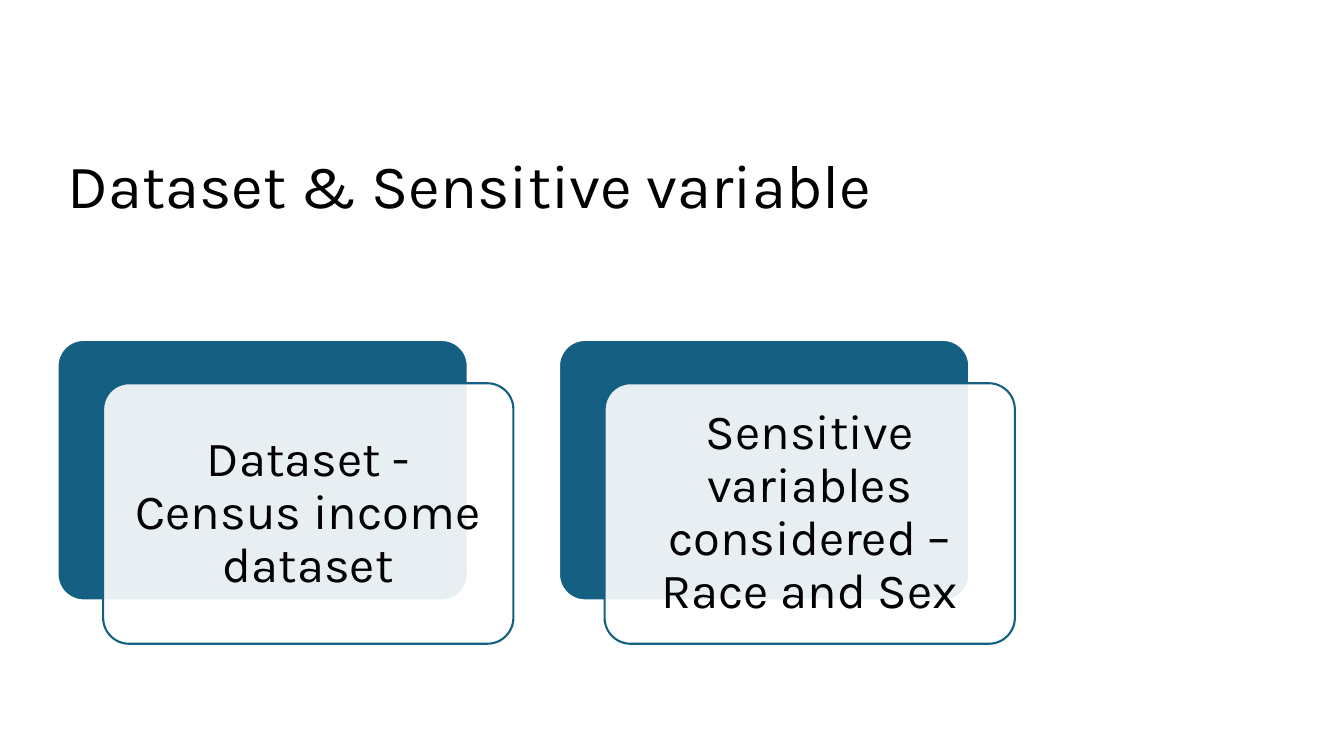
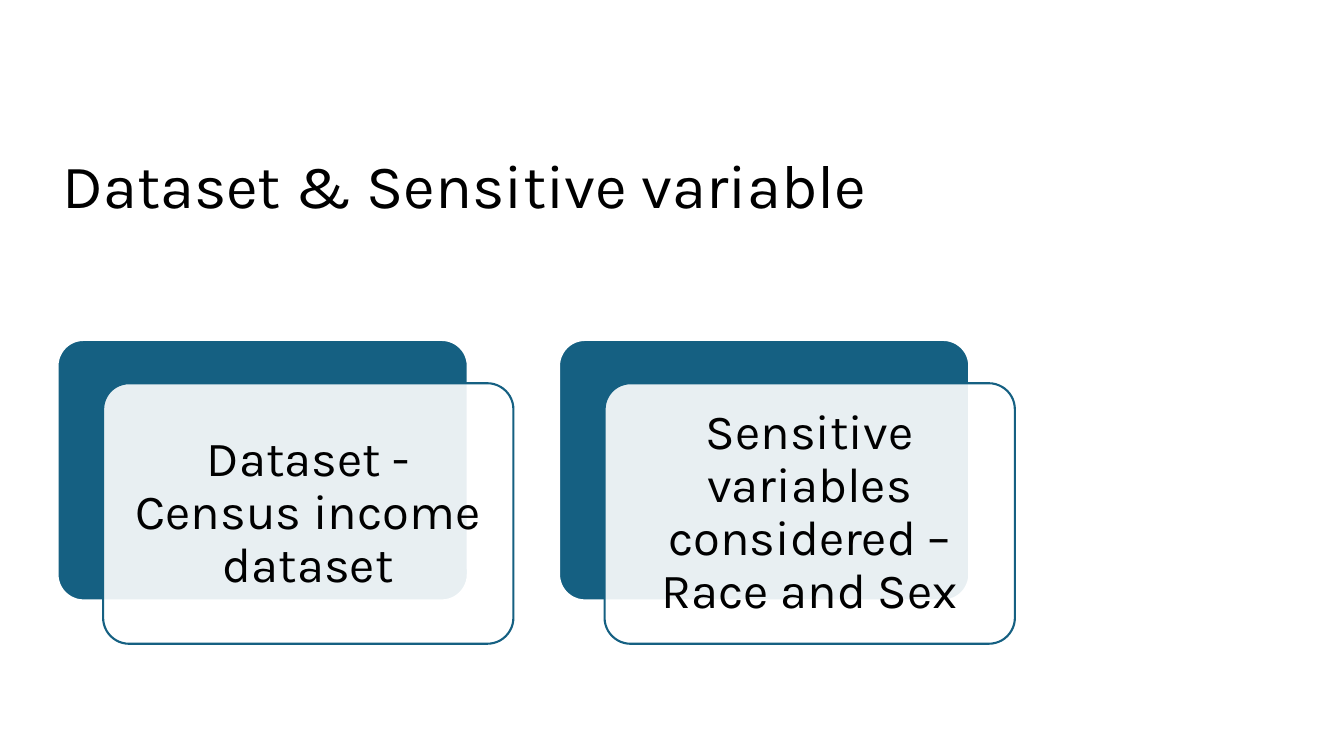
Before and after one commit to VillafuerTech/fairness-awareness-ML, a slide deck: slide 2 of reports/slides_step1/Fairness_Aware_ML.pptx. Drawn at 1344x756 pixels with LibreOffice and Linux fonts; fonts in the diff are those of the drawing. Boxes give left, top, right and bottom in pixels: in the first picture for what was removed or moved away, otherwise in the second. Text is boxed around its words. In the diff, an @@ line names an element or a change of style, - is before the commit and + after.

```diff
--- a/reports/slides_step1/Fairness_Aware_ML.pptx
+++ b/reports/slides_step1/Fairness_Aware_ML.pptx
@@ title "Dataset & Sensitive variable": place and size @@
-title "Dataset & Sensitive variable" at [68,165,872,209]
+title "Dataset & Sensitive variable" at [63,165,867,209]
```
Also in this commit, not shown: 4 other slides changed, 3 slides added, 1 other file.
